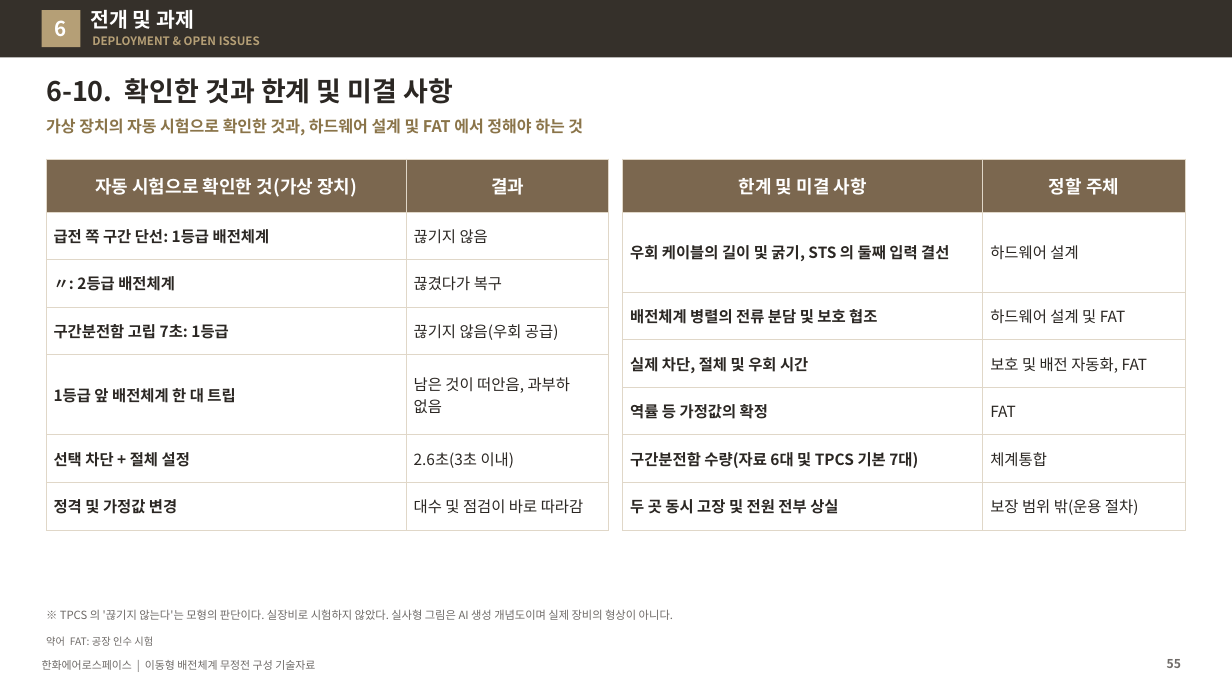
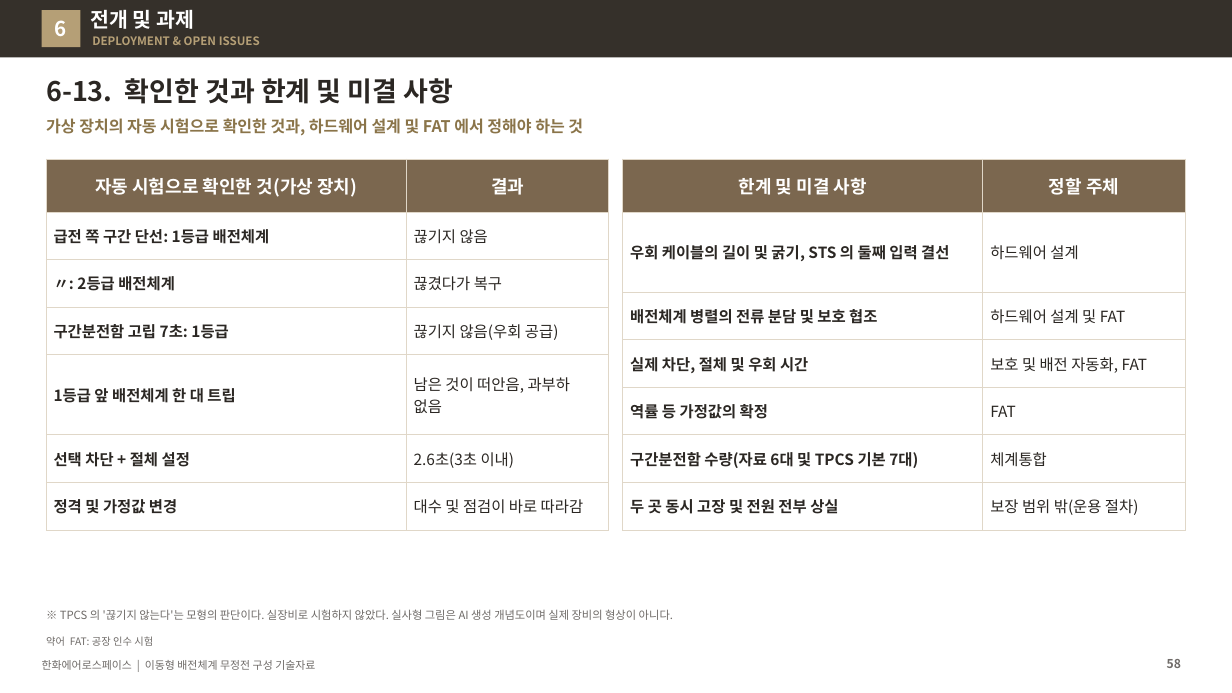
Before and after one commit to byunjd112-hue/headroom, a slide deck: slide 58 of mobile_ems/docs/out/IFPS_이동형배전체계_무정전구성_기술자료_Rev72.pptx (slide 55 before the commit). Drawn at 1232x693 pixels with LibreOffice and Linux fonts; fonts in the diff are those of the drawing. Boxes give left, top, right and bottom in pixels: in the first picture for what was removed or moved away, otherwise in the second. Text is boxed around its words. In the diff, an @@ line names an element or a change of style, - is before the commit and + after.

```diff
--- a/mobile_ems/docs/out/IFPS_이동형배전체계_무정전구성_기술자료_Rev72.pptx
+++ b/mobile_ems/docs/out/IFPS_이동형배전체계_무정전구성_기술자료_Rev72.pptx
@@ title at [46, 78, 453, 104]: text changed @@
-6-10. 확인한 것과 한계 및 미결 사항
+6-13. 확인한 것과 한계 및 미결 사항
```
Also in this commit, not shown: 5 other slides changed, 3 slides added, 6 other files.
